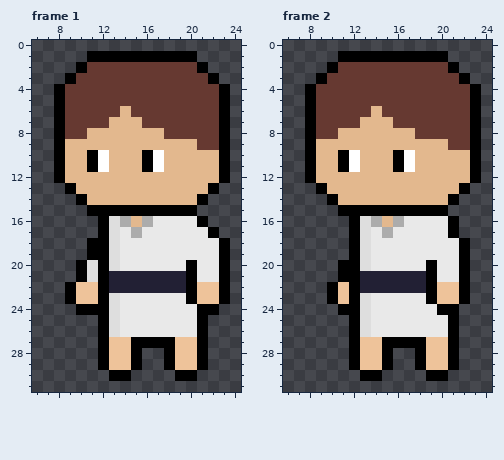
Edited in one commit: pixel-art file (Assets/Sprite/Minigames/MiniGame2/Servant/NakedHand/Servant.aseprite). The first picture shows the starting point.
32x32 pixels, 2 frames. Shown: frame 1: x 6..24, y 0..31; frame 2: x 6..24, y 0..31.
Now the later version:
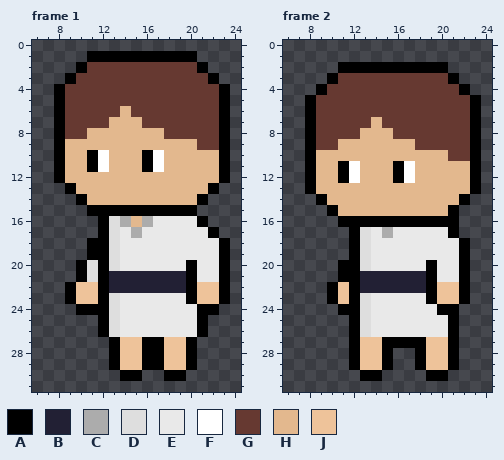
Palette (. is transparent): A #000000  B #222034  C #acacac  D #dedede  E #e9e9e9  F #ffffff  G #663931  H #e3b88e  J #eec39a
Diff:
Changed rows in their new state; - is an unchanged pixel.
Frame 1:
first column x 12:
27 .A-J--J-A.
28 .A-JAAJ-A.
29 .A-JAAJ-A.
30 -.-A--A-.-
Frame 2:
first column x 8:
 1 ---..........---
 2 --.AAAAAAAAAA.--
 3 -.A----------A.-
 4 .A------------A.
 6 ------G---------
 7 -----G-G--------
 8 ---GG---GG------
 9 -GG-------GGG---
10 ---HH---HH---GG-
12 ---AF---AF------
13 AH------------HA
14 -AH----------HA-
15 --AHHHHHHHHHHA--
16 ---A-AAAAAAAA---
Where, in picture pixels (left, top, right, bottom), the same in both pictures:
changed: (98, 337, 208, 381)
changed: (305, 51, 481, 227)
